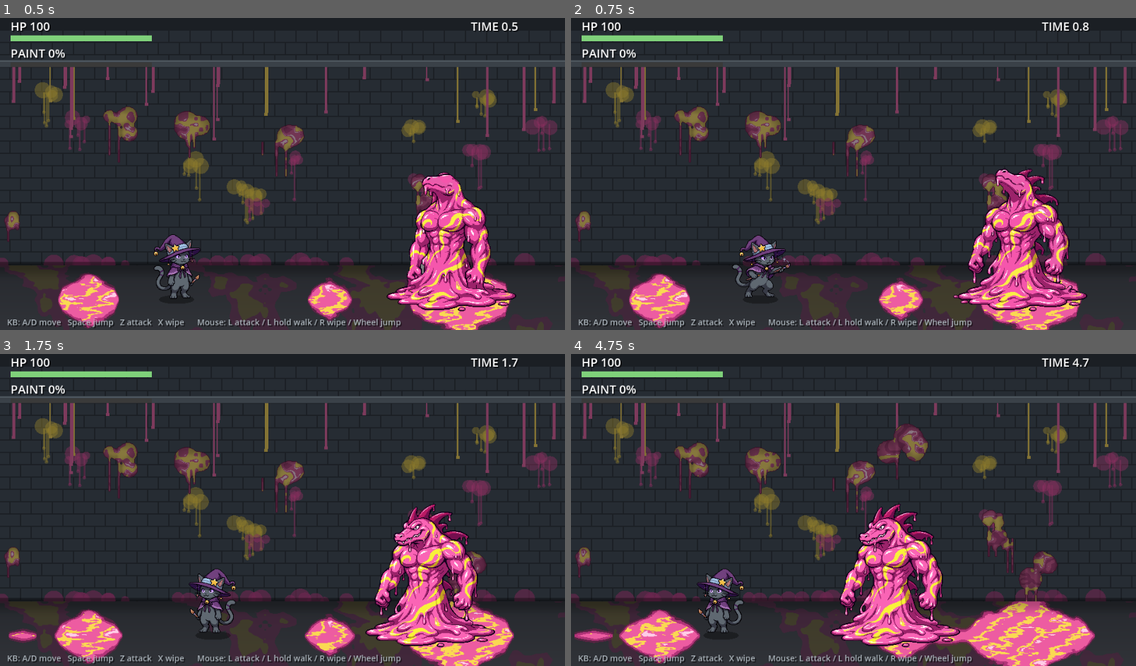
Above: before the commit, frames 1-4 (two rows, left to right).
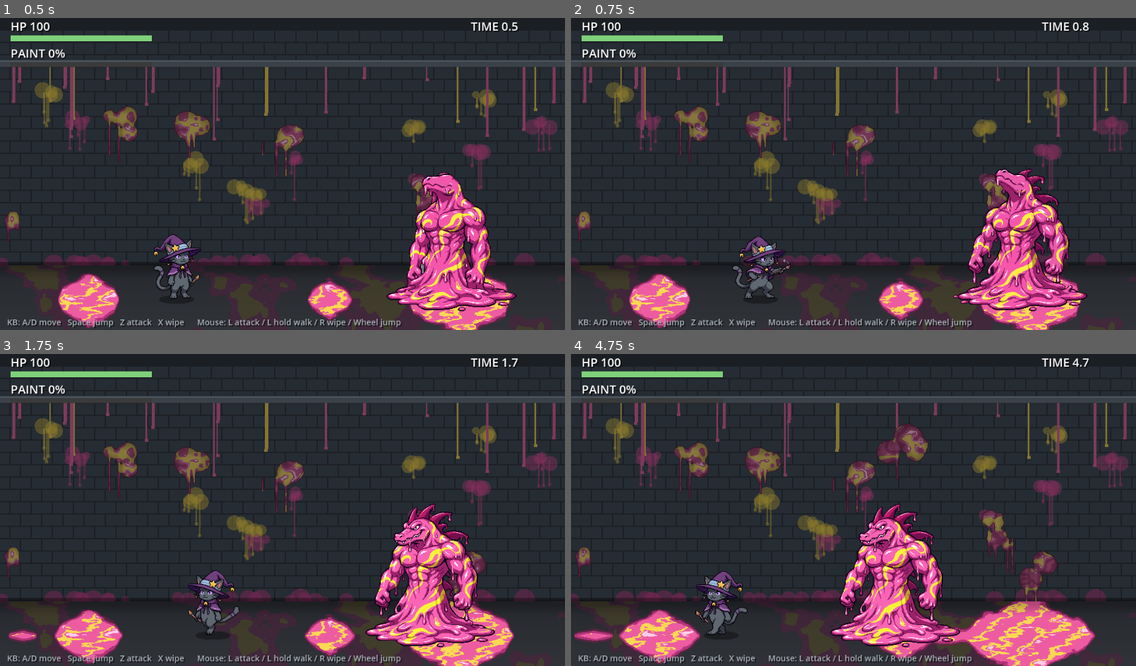
Above: after the commit, the same moments.

Repository: Dekaimo/sewer_proto
Game: Godot game, scene res://main.tscn
The game is run twice, just before and just after one commit, with the same random seed, the same clock (stepped at 60 frames per second) and the same inputs.
Inputs (mouse positions are in pixels of both pictures, inside the frame that each line leads up to):
- Up to frame 1 (0.5 s): no input
- Up to frame 2 (0.75 s): move the mouse to (977, 155) at 0.52 s; hold Right (right) from 0.53 s (still down); tap Z (attack) at 0.6 s; click (977, 155) at 0.67 s
- Up to frame 3 (1.75 s): tap Up (jump) at 0.77, 1.52 s; move the mouse to (169, 522) at 1.27 s; release Right (right) at 1.28 s; hold Left (left) from 1.28 s (still down); tap X (clean) at 1.35 s
- Up to frame 4 (4.75 s): move the mouse to (910, 438) at 2.02 s; release Left (left) at 2.03 s; hold Right (right) 2.03-2.78 s; tap Space at 2.1 s; move the mouse to (825, 572) at 2.77 s; hold W 2.78-3.53 s; tap J at 2.85 s; click (825, 572) at 2.92 s; tap Up (jump) at 3.02, 3.77, 4.52 s; move the mouse to (1023, 553) at 3.52 s; hold Left (left) from 3.53 s (still down); tap K at 3.6 s; move the mouse to (684, 460) at 4.27 s; tap Z (attack) at 4.35 s

Frame 1 is identical in both runs. In frame 2, 0.6% of the frame differs, in the area x 28-39%, y 69-91%; in frame 3, 0.8%; in frame 4, 0.8%, in the area x 22-32%, y 68-91%.

Commit message:
Use generated walk cycle for the cat
Co-Authored-By: Claude Opus 5.5 <noreply@anthropic.com>
Claude-Session: https://claude.ai/code/session_016eaBthCvKzWp812yLXmusx

Diff:
--- a/player.gd
+++ b/player.gd
@@ -8,6 +8,12 @@
 	preload("res://assets/cat_1.png"),
 	preload("res://assets/cat_2.png"),
 	preload("res://assets/cat_3.png"),
+]
+const WALK := [
+	preload("res://assets/cat_walk_0.png"),
+	preload("res://assets/cat_walk_1.png"),
+	preload("res://assets/cat_walk_2.png"),
+	preload("res://assets/cat_walk_3.png"),
 ]
 const W := 128
 const H := 128
@@ -293,10 +299,11 @@
 	elif cleaning:
 		f = 3
 	sprite.texture = FRAMES[f]
-	# 歩いているときは上下に揺らす（歩きアニメの代わり）
-	if state == "normal" and on_floor and absf(vel.x) > 1.0:
-		bob += delta * 12.0
-		sprite.position.y = -absf(sin(bob)) * 3.0
+	# 歩きアニメ（速さに合わせてコマ送り）
+	if state == "normal" and on_floor and absf(vel.x) > 8.0 and f == 0:
+		bob += delta * absf(vel.x) / 14.0
+		sprite.texture = WALK[int(bob) % 4]
+		sprite.position.y = 0.0
 	elif state == "slipped":
 		sprite.position = Vector2(facing * 55.0, -32.0)   # 横倒しで床に寝そべる（足元を中心に）
 	else:
Binary file added: assets/cat_walk_0.png
Not shown, added: assets/cat_walk_0.png.import
Binary file added: assets/cat_walk_1.png
Not shown, added: assets/cat_walk_1.png.import
Binary file added: assets/cat_walk_2.png
Not shown, added: assets/cat_walk_2.png.import
Binary file added: assets/cat_walk_3.png
Not shown, added: assets/cat_walk_3.png.import
